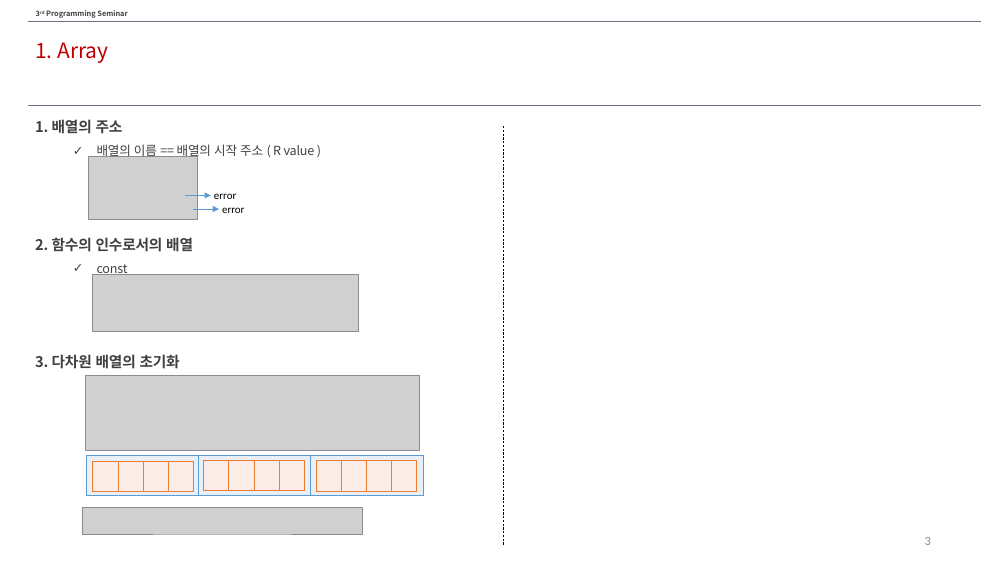
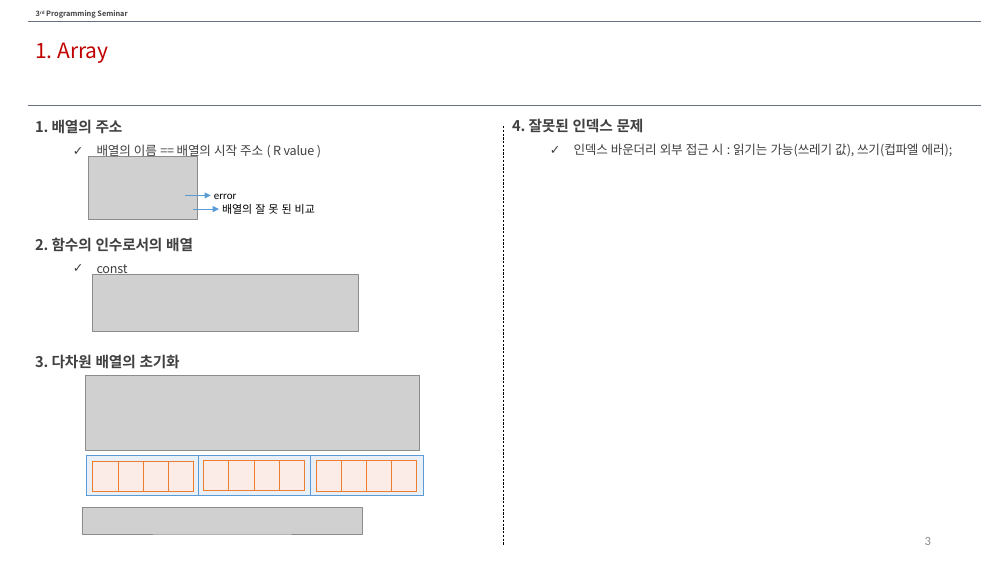
Before and after one commit to mystous/DSLab_Algo_Seminar, a slide deck: slide 3 of 001. 세미나 자료/02.2015/03. 3차시/20150305_DuhyunHwang_programmingSeminar.pptx. Drawn at 1008x567 pixels with LibreOffice and Linux fonts; fonts in the diff are those of the drawing; grey boxes stand for pictures. Boxes give left, top, right and bottom in pixels: in the first picture for what was removed or moved away, otherwise in the second. Text is boxed around its words. In the diff, an @@ line names an element or a change of style, - is before the commit and + after.

```diff
--- a/001. 세미나 자료/02.2015/03. 3차시/20150305_DuhyunHwang_programmingSeminar.pptx
+++ b/001. 세미나 자료/02.2015/03. 3차시/20150305_DuhyunHwang_programmingSeminar.pptx
@@ text added at (512, 118, 953, 157), 12 pt, text #404040 @@
+4. 잘못된 인덱스 문제
+  ✓ 인덱스 바운더리 외부 접근 시 : 읽기는 가능(쓰레기 값), 쓰기(컵파엘 에러);
@@ text at (222, 204, 315, 214): text changed @@
-error
+배열의 잘 못 된 비교
```
Also in this commit, not shown: 2 other slides changed, 2 slides added.
